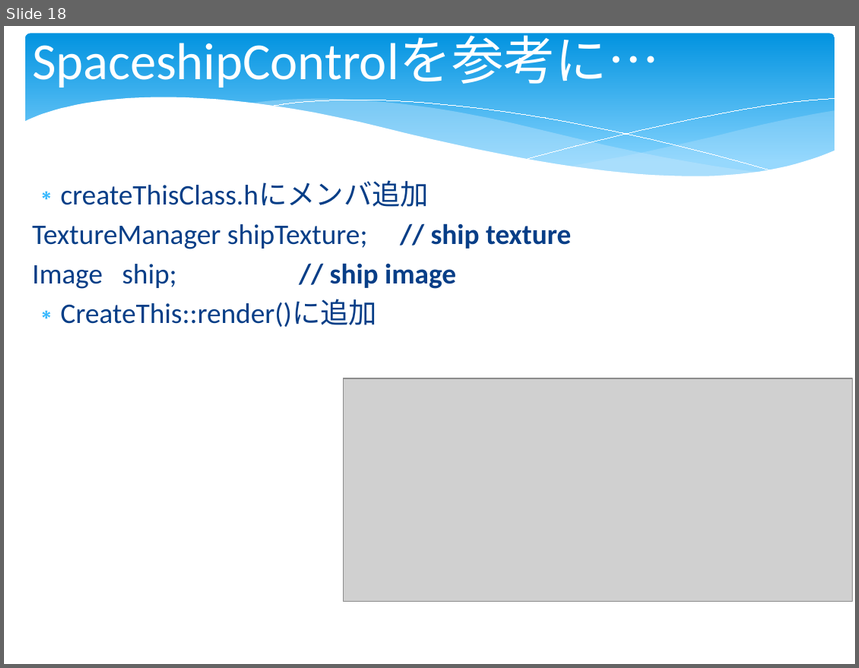
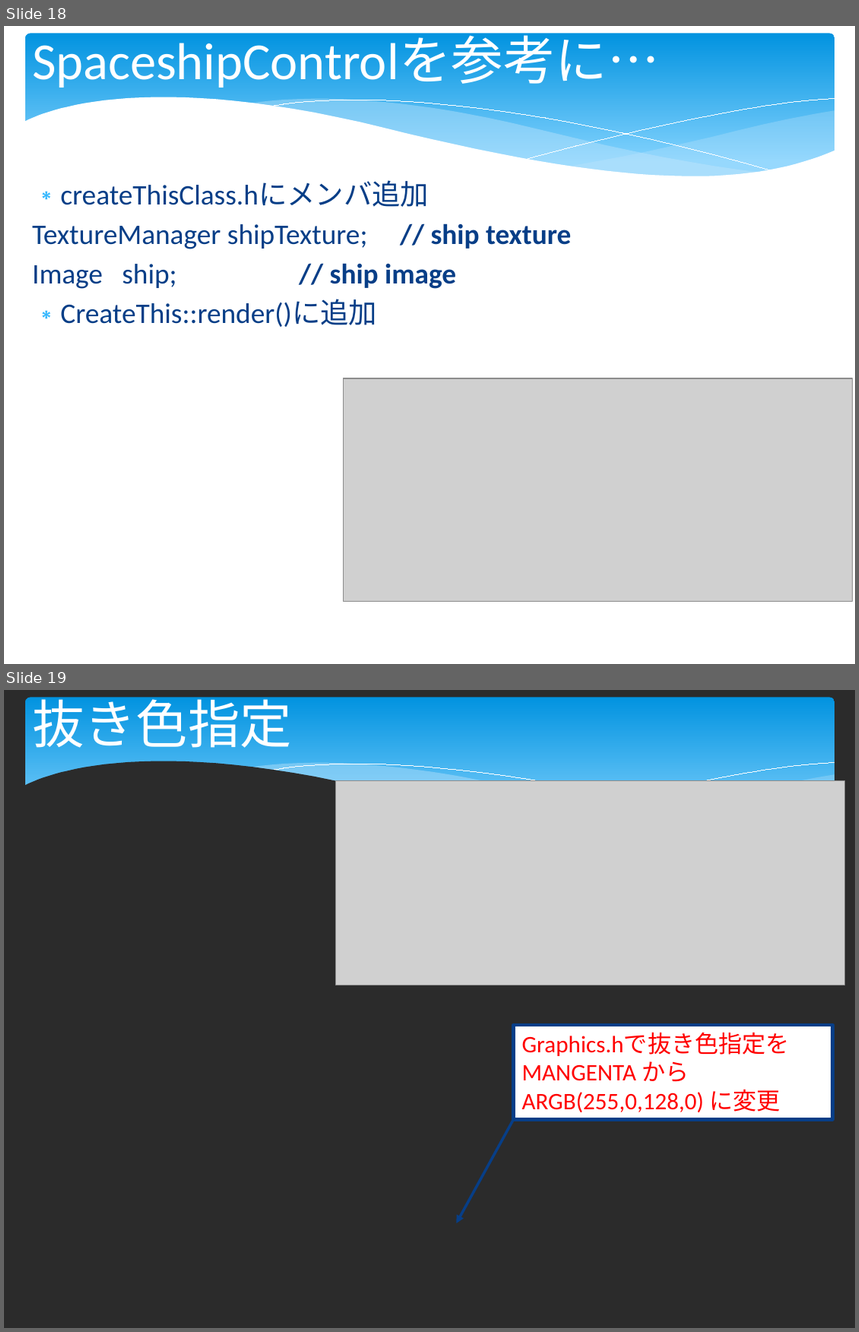
Before and after one commit to kaitas/ShiraiLabOpen, a slide deck: GamePro/GameEngine/GamePro20150628.pptx. Shown one above the other, each under a label of ours: slide 18 before the commit, slides 18 and 19 after it. The pictures are 859x668 and 859x1332 pixels, drawn with LibreOffice and Linux fonts; fonts in the diff are those of the drawing; grey boxes stand for pictures; background and template pictures are left out; a plain dark background stands for a picture behind light text. Boxes give left, top, right and bottom in pixels: in the first picture for what was removed or moved away, otherwise in the second. Text is boxed around its words. In the diff, an @@ line names an element or a change of style, - is before the commit and + after.

```diff
--- a/GamePro/GameEngine/GamePro20150628.pptx
+++ b/GamePro/GameEngine/GamePro20150628.pptx
@@ slide 19 added at (x1=4, y1=690, x2=855, y2=1328), background picture (left out); not listed: 6 template elements that a slide beside it also shows @@
@@ title added at (x1=32, y1=690, x2=292, y2=748), 44 pt, text #FFFFFF @@
+抜き色指定
@@ picture added at (x1=336, y1=781, x2=846, y2=986) @@
@@ rectangle added at (x1=514, y1=1025, x2=833, y2=1120), fill #FFFFFF, outline #073E87 3 pt, 20 pt, text #FF0000 @@
+Graphics.hで抜き色指定を
+MANGENTA から
+ARGB(255,0,128,0) に変更
@@ arrow added from (514, 1120) to (456, 1224), #073E87 2.25 pt @@
```
Also in this commit, not shown: 1 other slide added, 13 other files.
